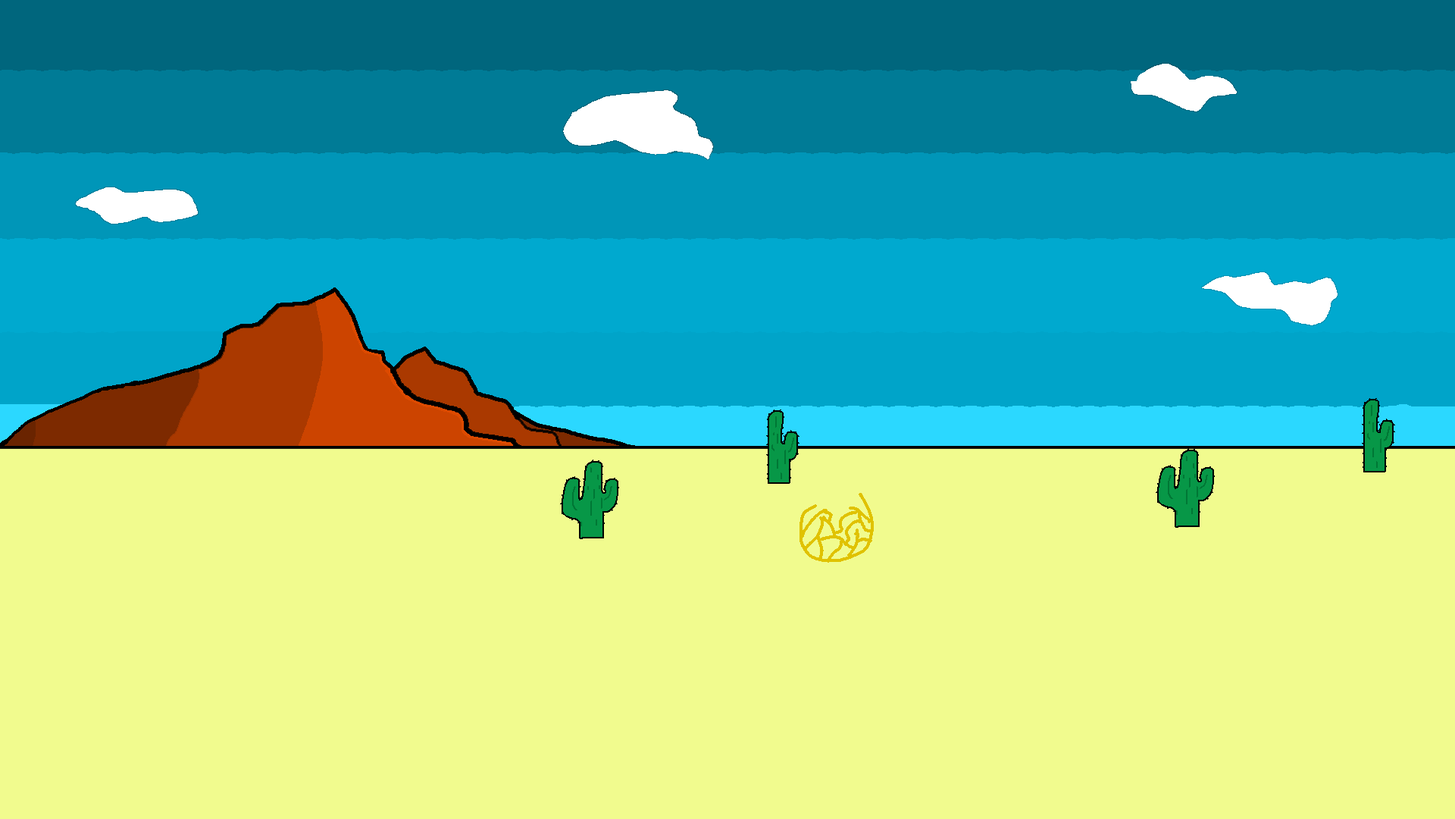
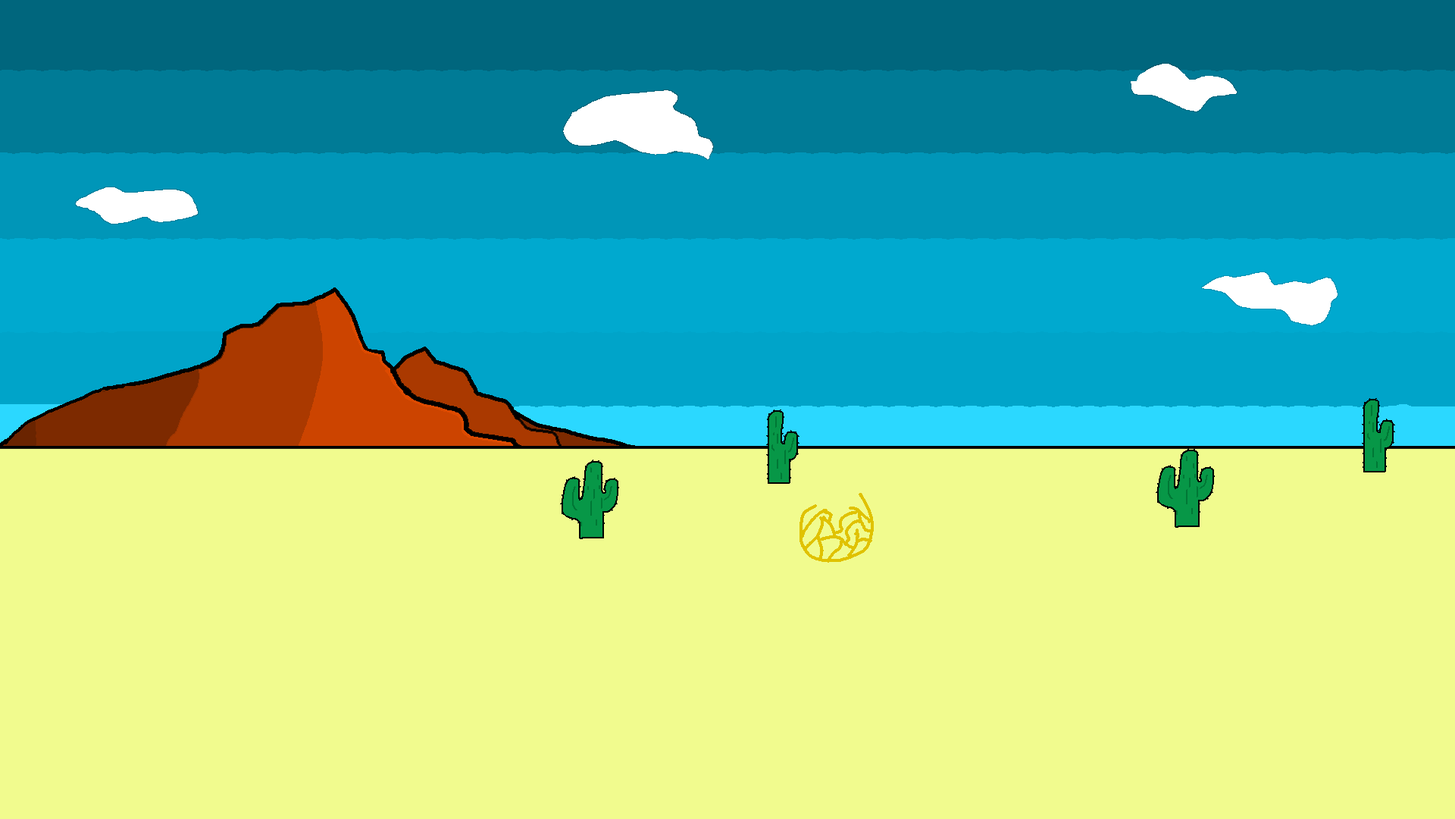
Layers edited between the first and the second 1455×819 image:
painted on "Mountains" over [2, 389, 106, 446]
painted on "Clouds" over [2, 380, 138, 446]
